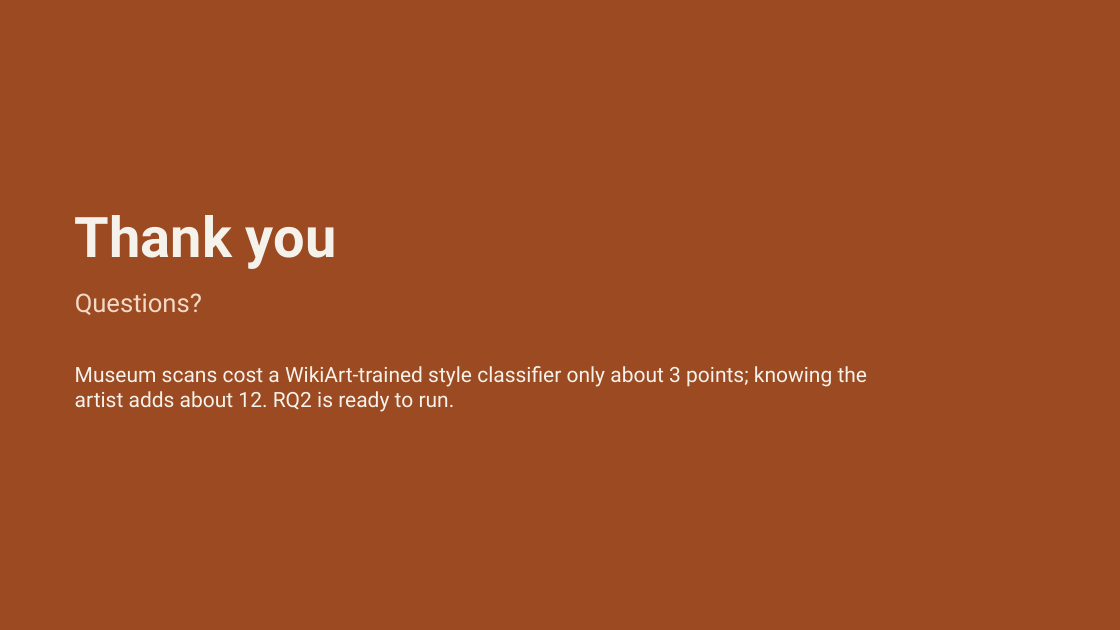
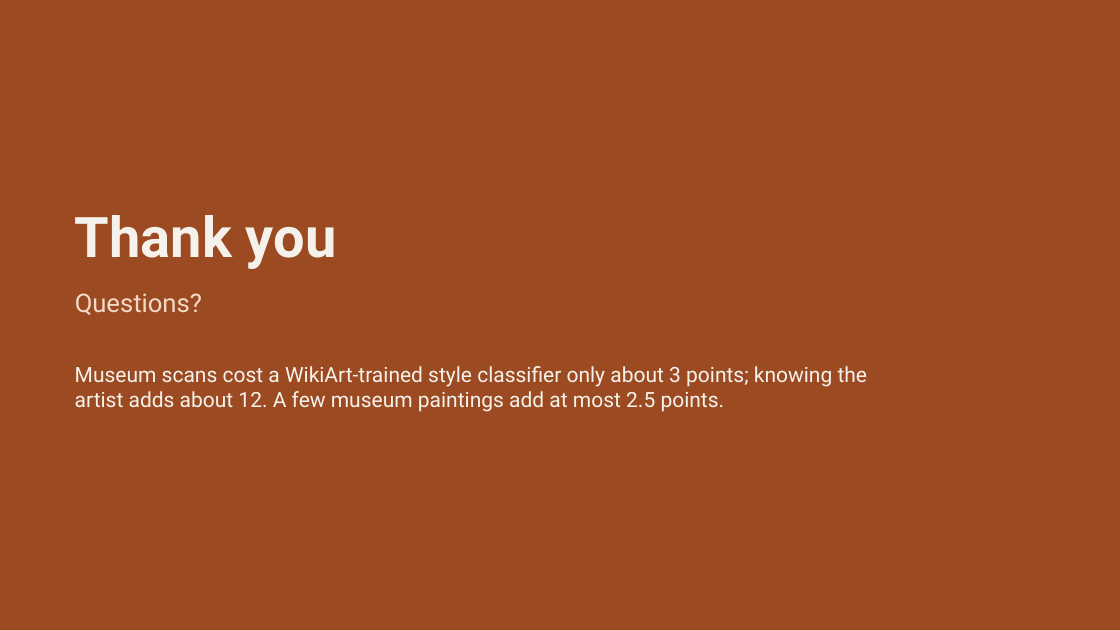
Before and after one commit to abdull254/wikiart-to-museum, a slide deck: slide 16 of slides/WikiArt_to_Museum_Progress_2026-11-18.pptx (slide 15 before the commit). Drawn at 1120x630 pixels with LibreOffice and Linux fonts; fonts in the diff are those of the drawing. Boxes give left, top, right and bottom in pixels: in the first picture for what was removed or moved away, otherwise in the second. Text is boxed around its words. In the diff, an @@ line names an element or a change of style, - is before the commit and + after.

```diff
--- a/slides/WikiArt_to_Museum_Progress_2026-11-18.pptx
+++ b/slides/WikiArt_to_Museum_Progress_2026-11-18.pptx
@@ text at (75,366,868,412): text changed @@
-Museum scans cost a WikiArt-trained style classifier only about 3 points; knowing the artist adds about 12. RQ2 is ready to run.
+Museum scans cost a WikiArt-trained style classifier only about 3 points; knowing the artist adds about 12. A few museum paintings add at most 2.5 points.
```
Also in this commit, not shown: 6 other slides changed, 1 slide added, 7 other files.
